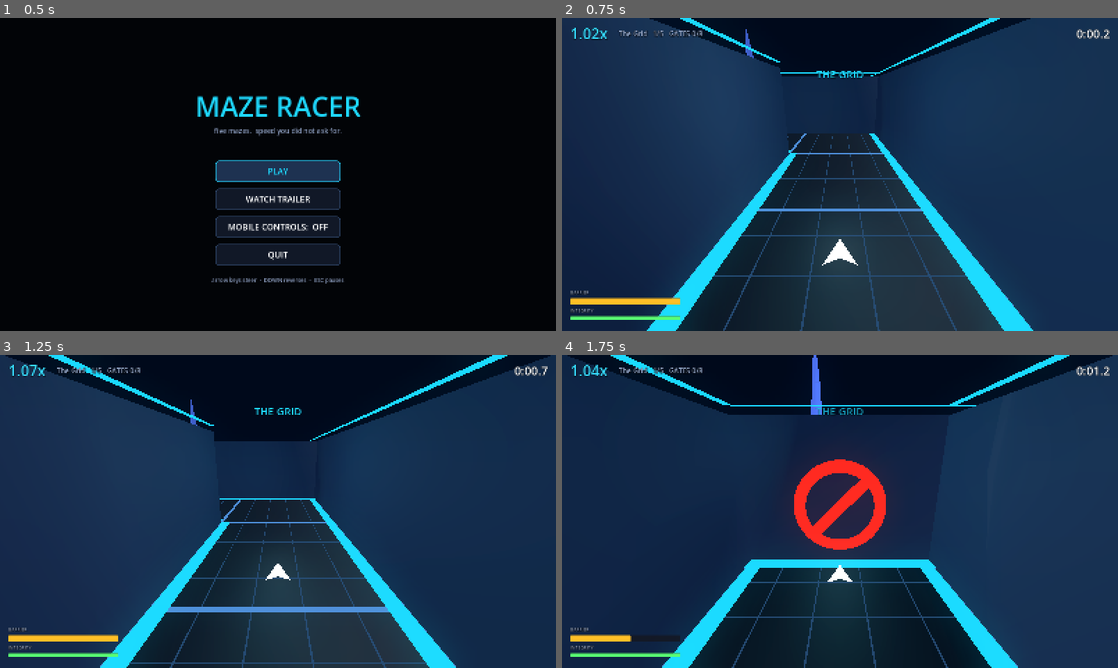
Above: before the commit, frames 1-4 (two rows, left to right).
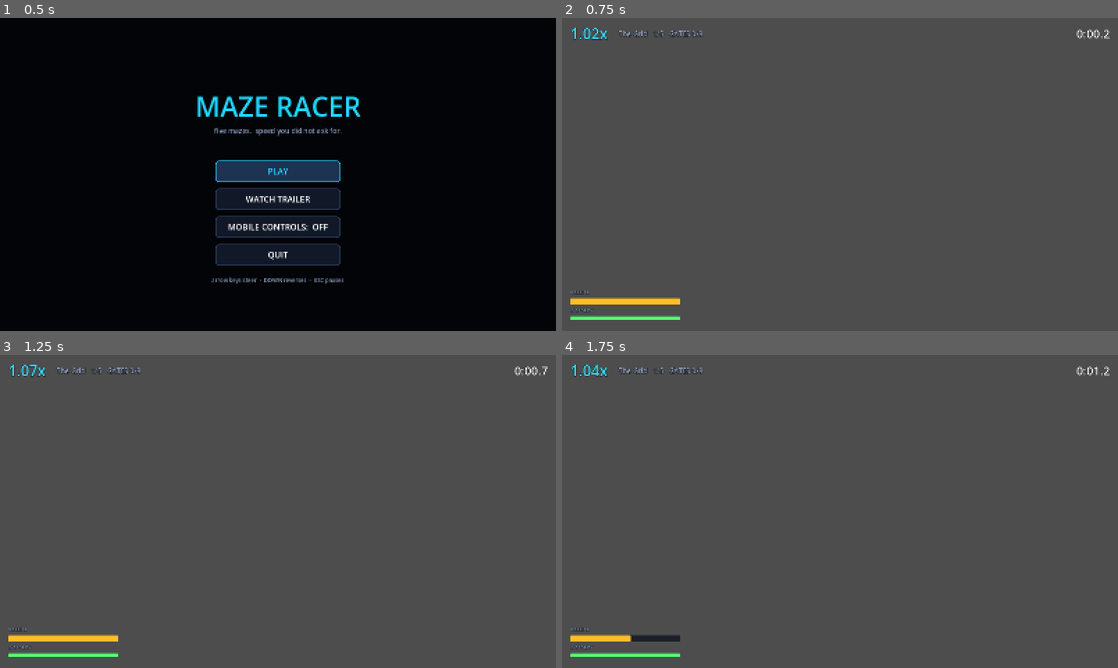
Above: after the commit, the same moments.

Repository: Jonahbyu/maze-racer
Game: Godot game, scene res://scenes/Main.tscn
Same seed, same stepped clock (60 frames per second), same inputs: the game is played once before the commit and once after it.
Inputs (mouse positions are in pixels of both pictures, inside the frame that each line leads up to):
- Up to frame 1 (0.5 s): no input
- Up to frame 2 (0.75 s): click "PLAY" at 0.5 s
- Up to frame 3 (1.25 s): no input
- Up to frame 4 (1.75 s): tap Enter at 1.25 s; move the mouse to (962, 495) at 1.27 s; hold Right (turn_right) from 1.28 s (still down); tap Down (turn_around) at 1.35 s; click (962, 495) at 1.42 s

Frame 1 is identical in both runs. In frame 2, 99% of the frame differs, in the area x 0-100%, y 0-100%; in frame 3, 99%; in frame 4, 99%.
Error after the commit: Parse Error: Cannot find member "GATE_MARKER_HEIGHT" in base "Tuning". (res://scripts/core/MazeMesh.gd:409)

Commit message:
Raise the gate marker above the wall line
The marker was 0.9x wall height -- just under the walls -- so a gate gave no
warning at all until the player was already in its corridor. At a speed where
a cell passes in 125ms that is not a warning.

Height is the only way anything becomes visible from the next corridor over,
because the camera is capped below WALL_HEIGHT on purpose. The exit stays
taller than a gate (2.6x vs 1.85x), since now that both clear the walls height
is what separates a waypoint from the end of the maze.

The marker is two crossed slabs rather than one: a single flat slab is nearly
invisible edge-on, which is exactly the approach that most needs the warning.

GateShot shoots from 2.5-6 cells out, because the question is not "is there a
gate here" but "can I see it coming".

Co-Authored-By: Claude Opus 5 <noreply@anthropic.com>

Diff:
--- /dev/null
+++ b/scripts/core/GateShot.gd
@@ -0,0 +1,143 @@
+# Captures a frame APPROACHING A GATE, to check the gate marker clears the wall
+# line and is visible from outside its own corridor.
+#
+# Not a test -- no assertion can tell you a gate is spottable at a glance. The
+# whole reason gates are physical objects rather than a HUD readout is that you
+# should see one coming from a couple of corridors away (CLAUDE.md section 7),
+# and that is only true if the marker rises above WALL_HEIGHT.
+#
+# It SEEKS a gate rather than shooting on a timer, for the same reason
+# PaletteShot seeks a junction: a timed shot lands in plain corridor.
+extends SceneTree
+
+var _game: Node
+var _frame := 0
+var _maze_index := 0
+var _last_cell := Vector2i(-999, -999)
+var _settle := 0
+var _armed := false
+
+const SETTLE := 30
+const GIVE_UP := 3000
+const SETTLE_FRAMES := 12
+
+# How far from a gate to shoot from, in cells. The point is to see it BEFORE
+# arriving, so this deliberately shoots from a distance rather than on top of it.
+const NEAR_MIN := 2.5
+const NEAR_MAX := 6.0
+
+
+func _init() -> void:
+	_setup.call_deferred()
+
+
+func _setup() -> void:
+	var scene: PackedScene = load("res://scenes/Game.tscn")
+	_game = scene.instantiate()
+	root.add_child(_game)
+	process_frame.connect(_on_frame)
+
+
+func _on_frame() -> void:
+	_frame += 1
+
+	if _armed:
+		if _settle > 0:
+			_settle -= 1
+			return
+		_shoot()
+		return
+
+	_autopilot()
+
+	if _frame < SETTLE:
+		return
+	if not _near_gate() and _frame < GIVE_UP:
+		return
+
+	_armed = true
+	_settle = SETTLE_FRAMES
+
+
+func _shoot() -> void:
+	_capture(_maze_index)
+	_armed = false
+	_frame = 0
+	_maze_index += 1
+
+	if _maze_index >= Tuning.MAZES.size():
+		print("RESULT: PASS")
+		quit(0)
+		return
+
+	_game._start_maze(_maze_index)
+	_last_cell = Vector2i(-999, -999)
+
+
+# Drive the solve path -- gates sit ON it, so the optimal router reaches them.
+func _autopilot() -> void:
+	var racer: Racer = _game.racer
+	# These tools are INSTRUMENTS, not players: a card screen up is a stall, not
+	# a decision. Take whatever is offered so the shot happens. Covers the
+	# maze-start loadout as well as a gate pick.
+	if int(_game.phase) == 1:
+		var _offered: Array = _game._upgrade_screen._lines
+		if _offered.is_empty():
+			_game._on_upgrade_chosen(-1)
+		else:
+			_game._on_upgrade_chosen(_offered[0])
+		return
+
+	if racer == null or _game.phase != 0:
+		return
+
+	# Take the upgrade card immediately so the reel keeps driving rather than
+	# parking on the card screen at the first gate.
+	if _game.phase != 0:
+		return
+
+	if racer.state == Racer.State.PARKED:
+		racer.request_reverse()
+		_last_cell = Vector2i(-999, -999)
+		return
+
+	if racer.cell == _last_cell:
+		return
+	_last_cell = racer.cell
+
+	var best := racer.maze.best_direction(racer.cell)
+	if best == -1 or best == racer.facing:
+		return
+	if best == racer.left_direction():
+		racer.request_turn(-1)
+	elif best == racer.right_direction():
+		racer.request_turn(1)
+	else:
+		racer.request_reverse()
+
+
+func _near_gate() -> bool:
+	var racer: Racer = _game.racer
+	if racer == null or racer.maze == null:
+		return false
+	for gate in racer.maze.gates:
+		var gap := Vector2(gate - racer.cell).length()
+		if gap >= NEAR_MIN and gap <= NEAR_MAX:
+			return true
+	return false
+
+
+func _capture(index: int) -> void:
+	var image := root.get_texture().get_image()
+	var maze_name := String(Tuning.MAZES[index]["name"]).to_lower().replace(" ", "_")
+	var path := "res://logs/gate_%d_%s.png" % [index + 1, maze_name]
+
+	var racer: Racer = _game.racer
+	var nearest := 999.0
+	for gate in racer.maze.gates:
+		nearest = minf(nearest, Vector2(gate - racer.cell).length())
+
+	if image.save_png(path) == OK:
+		print("saved %s  (cell %s, nearest gate %.1f cells)" % [path, racer.cell, nearest])
+	else:
+		printerr("FAILED to save %s" % path)
--- a/scripts/core/MazeMesh.gd
+++ b/scripts/core/MazeMesh.gd
@@ -406,26 +406,43 @@
 func _build_gates() -> void:
 	for i in _maze.gates.size():
 		var gate: Vector2i = _maze.gates[i]
-		var marker := _make_marker(gate, Tuning.NEON_GATE, 0.9)
+		var marker := _make_marker(gate, Tuning.NEON_GATE, Tuning.GATE_MARKER_HEIGHT)
 		marker.name = "Gate%d" % i
 		add_child(marker)
 
 
 func _build_exit() -> void:
-	var marker := _make_marker(_maze.exit_cell, Tuning.NEON_EXIT, 1.6)
+	var marker := _make_marker(_maze.exit_cell, Tuning.NEON_EXIT, Tuning.EXIT_MARKER_HEIGHT)
 	marker.name = "Exit"
 	add_child(marker)
 
 
 # A glowing pillar marking a cell. Deliberately tall: at speed the player needs
 # to see a gate coming from several corridors away.
+#
+# TWO CROSSED SLABS, not one. A single flat slab is nearly invisible edge-on, so
+# a gate approached down a perpendicular corridor showed as a thin vertical
+# sliver -- which is exactly the approach a player most needs the warning on,
+# since a gate straight ahead is already obvious. Crossing them means there is
+# always a broad face turned toward the camera whatever direction it is seen
+# from, at a cost of one extra quad-set per marker.
+#
+# The whole marker rises ABOVE the wall line (see GATE_MARKER_HEIGHT). The part
+# below the walls is what the player drives through; the part above is the only
+# part visible from anywhere else, so it has to be tall enough to clear and wide
+# enough to read once it does.
 func _make_marker(cell: Vector2i, colour: Color, height_scale: float) -> MeshInstance3D:
-	var box := BoxMesh.new()
-	box.size = Vector3(
-		Tuning.CELL_SIZE * 0.75,
-		Tuning.WALL_HEIGHT * height_scale,
-		Tuning.CELL_SIZE * 0.12
-	)
+	var height := Tuning.WALL_HEIGHT * height_scale
+	var wide := Tuning.CELL_SIZE * 0.75
+	var thin := Tuning.CELL_SIZE * 0.14
+
+	var st := SurfaceTool.new()
+	st.begin(Mesh.PRIMITIVE_TRIANGLES)
+
+	_add_marker_slab(st, Vector3(wide, height, thin))
+	_add_marker_slab(st, Vector3(thin, height, wide))
+
+	st.generate_normals()
 
 	var mat := StandardMaterial3D.new()
 	mat.albedo_color = colour
@@ -435,16 +452,42 @@
 	mat.shading_mode = BaseMaterial3D.SHADING_MODE_UNSHADED
 	mat.transparency = BaseMaterial3D.TRANSPARENCY_ALPHA
 	mat.albedo_color.a = 0.55
+	# Seen from both sides: the player passes THROUGH a gate, so the far face has
+	# to draw on the way in and the near face on the way out.
+	mat.cull_mode = BaseMaterial3D.CULL_DISABLED
 
 	var instance := MeshInstance3D.new()
-	instance.mesh = box
+	instance.mesh = st.commit()
 	instance.material_override = mat
 	instance.position = Vector3(
 		cell.x * Tuning.CELL_SIZE,
-		Tuning.WALL_HEIGHT * height_scale * 0.5,
+		0.0,
 		cell.y * Tuning.CELL_SIZE
 	)
 	return instance
+
+
+# One box of the crossed pair, sitting on the floor and rising to `size.y`.
+func _add_marker_slab(st: SurfaceTool, size: Vector3) -> void:
+	var hx := size.x * 0.5
+	var hz := size.z * 0.5
+	var lo := Vector3(-hx, 0.0, -hz)
+	var hi := Vector3(hx, size.y, hz)
+
+	var p := [
+		Vector3(lo.x, lo.y, lo.z), Vector3(hi.x, lo.y, lo.z),
+		Vector3(hi.x, lo.y, hi.z), Vector3(lo.x, lo.y, hi.z),
+		Vector3(lo.x, hi.y, lo.z), Vector3(hi.x, hi.y, lo.z),
+		Vector3(hi.x, hi.y, hi.z), Vector3(lo.x, hi.y, hi.z),
+	]
+
+	# Outward-wound, same convention as the landmark boxes.
+	_add_quad(st, p[7], p[6], p[5], p[4])
+	_add_quad(st, p[0], p[1], p[2], p[3])
+	_add_quad(st, p[0], p[4], p[5], p[1])
+	_add_quad(st, p[2], p[6], p[7], p[3])
+	_add_quad(st, p[3], p[7], p[4], p[0])
+	_add_quad(st, p[1], p[5], p[6], p[2])
 
 
 # Remove a gate marker once its gate is taken, so the corridor reads as cleared.
Not shown, added: scripts/core/GateShot.gd.uid
